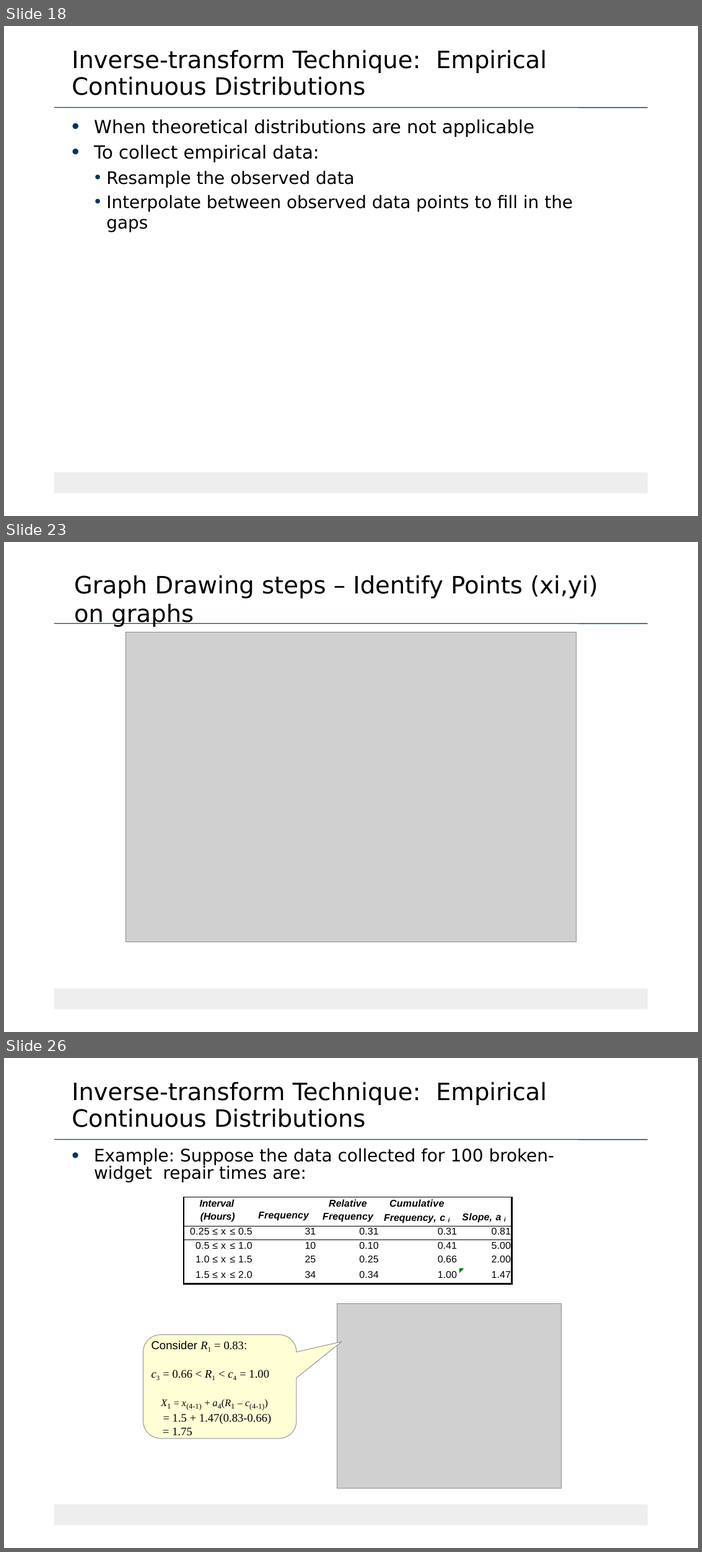
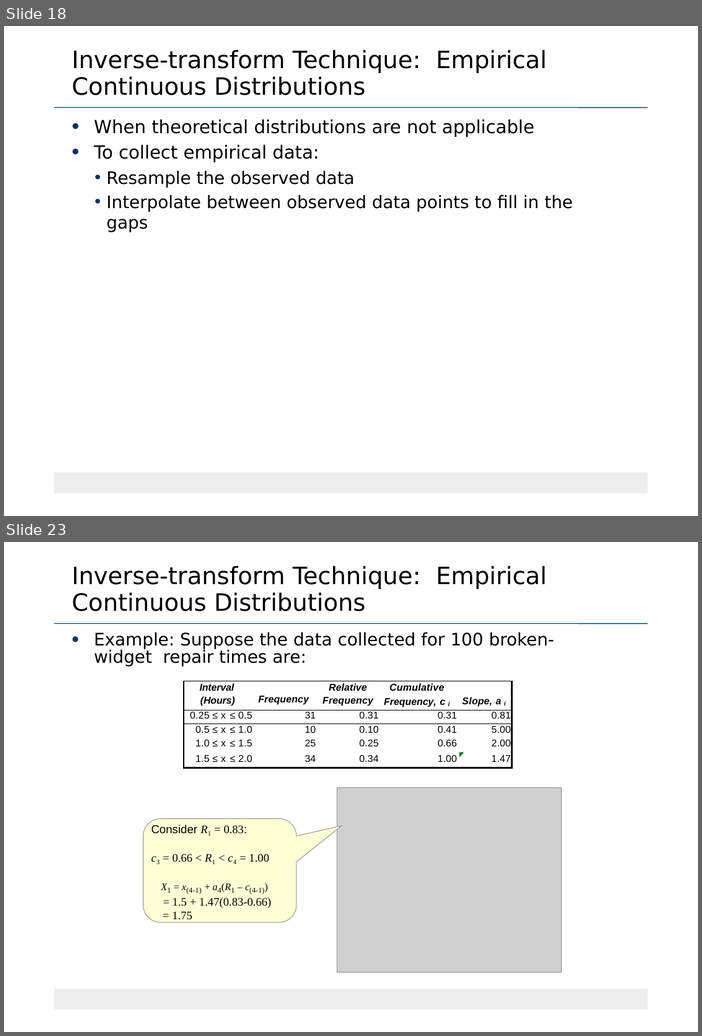
Before and after one commit to Sourabhsk870/6TH-SEM-NOTES, a slide deck: 18CS645/MODULE 3/Random Number-Variate generation-correct.pptx. Shown one above the other, each under a label of ours: slides 18, 23 and 26 before the commit, slides 18 and 23 after it; the slides between them are not shown. The pictures are 702x1552 and 702x1036 pixels, drawn with LibreOffice and Linux fonts; fonts in the diff are those of the drawing; grey boxes stand for pictures. Boxes give left, top, right and bottom in pixels: in the first picture for what was removed or moved away, otherwise in the second. Text is boxed around its words. In the diff, an @@ line names an element or a change of style, - is before the commit and + after.

```diff
--- a/18CS645/MODULE 3/Random Number-Variate generation-correct.pptx
+++ b/18CS645/MODULE 3/Random Number-Variate generation-correct.pptx
@@ slide 23 removed at bbox=[4, 542, 698, 1032], background #FFFFFF; not listed: 2 template elements that a slide beside it also shows @@
@@ title removed at bbox=[74, 575, 598, 627] @@
-Graph Drawing steps – Identify Points (xi,yi) on graphs
@@ picture removed at bbox=[126, 633, 577, 943] @@
@@ what was slide 26 is now slide 23 @@
```
Also in this commit, not shown: 14 slides changed, 1 slide added, 2 other slides removed.
